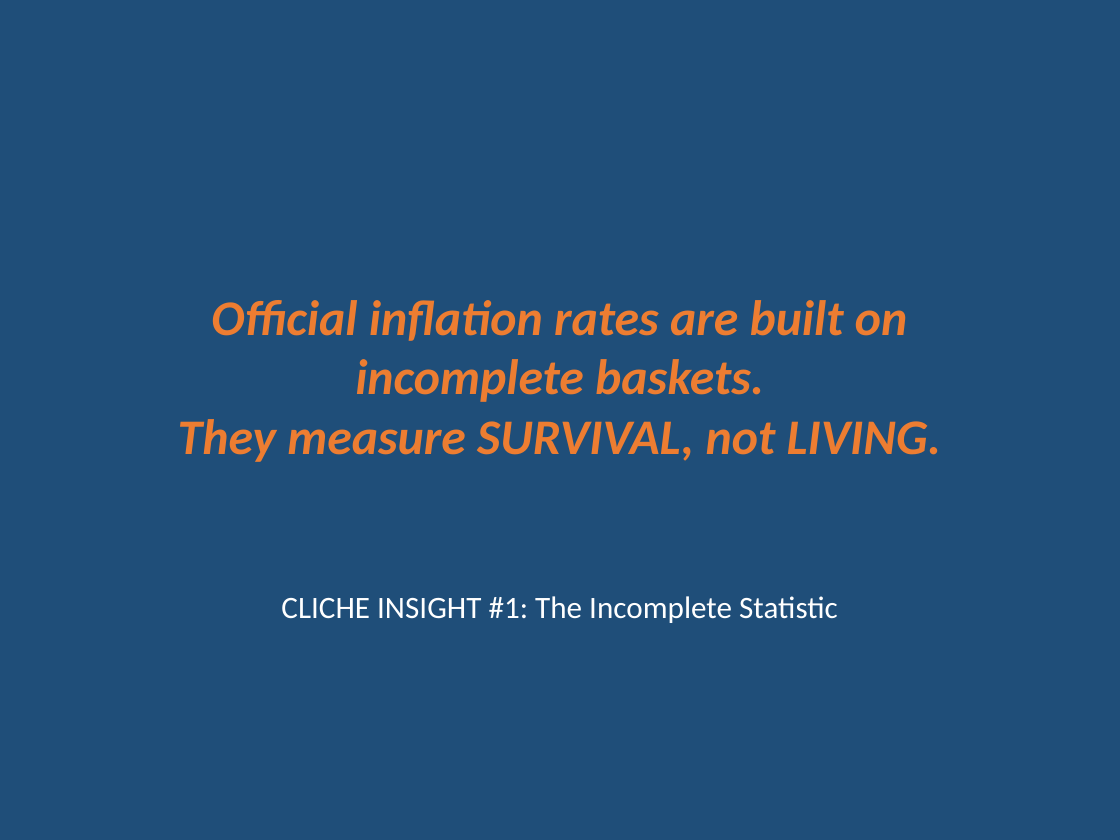
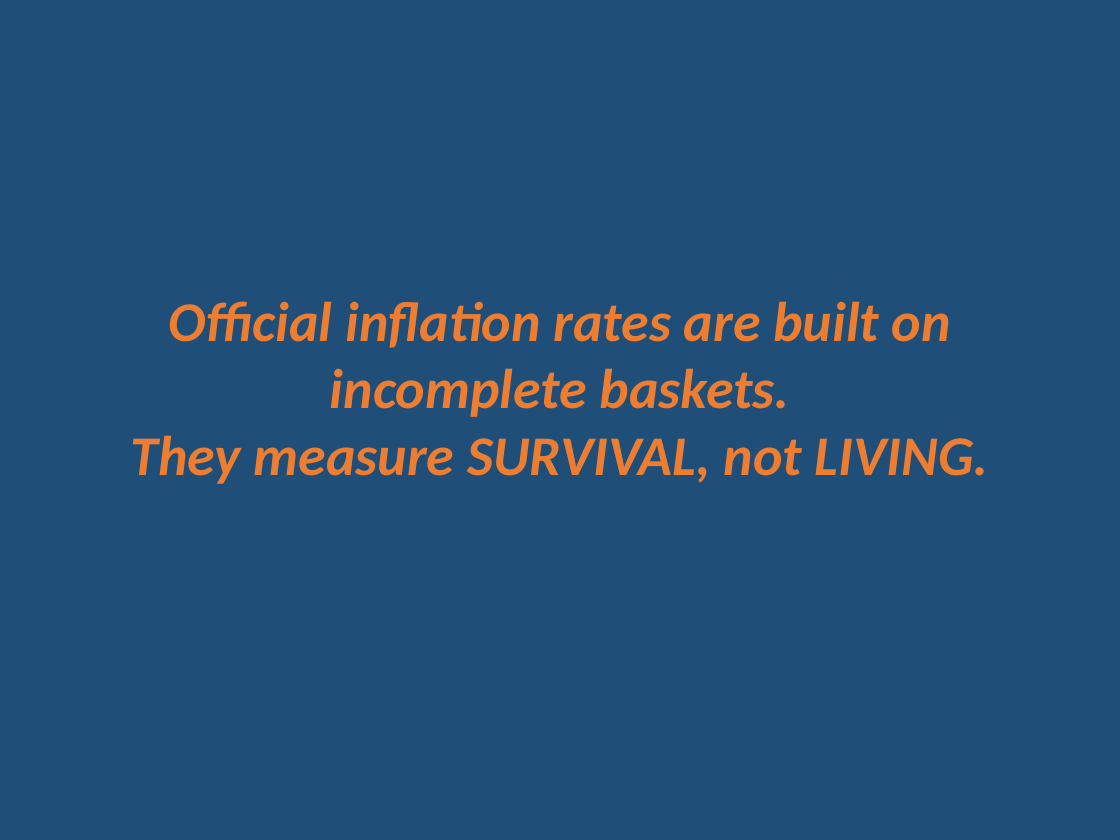
Before and after one commit to horaciofonseca-dev/snipping-prices-tool, a slide deck: slide 5 of CAPSTONE_DELIVERABLES/Snipper_Tool_Reality_vs_Official_Paris.pptx. Drawn at 1120x840 pixels with LibreOffice and Linux fonts; fonts in the diff are those of the drawing. Boxes give left, top, right and bottom in pixels: in the first picture for what was removed or moved away, otherwise in the second. Text is boxed around its words. In the diff, an @@ line names an element or a change of style, - is before the commit and + after.

```diff
--- a/CAPSTONE_DELIVERABLES/Snipper_Tool_Reality_vs_Official_Paris.pptx
+++ b/CAPSTONE_DELIVERABLES/Snipper_Tool_Reality_vs_Official_Paris.pptx
@@ text "Official inflation rates are built ..." at (130,301,989,484): size 32 to 36 pt @@
@@ text removed at (281,596,838,623) @@
-CLICHE INSIGHT #1: The Incomplete Statistic
```
Also in this commit, not shown: 18 other slides changed, 5 slides removed, 24 other files.
